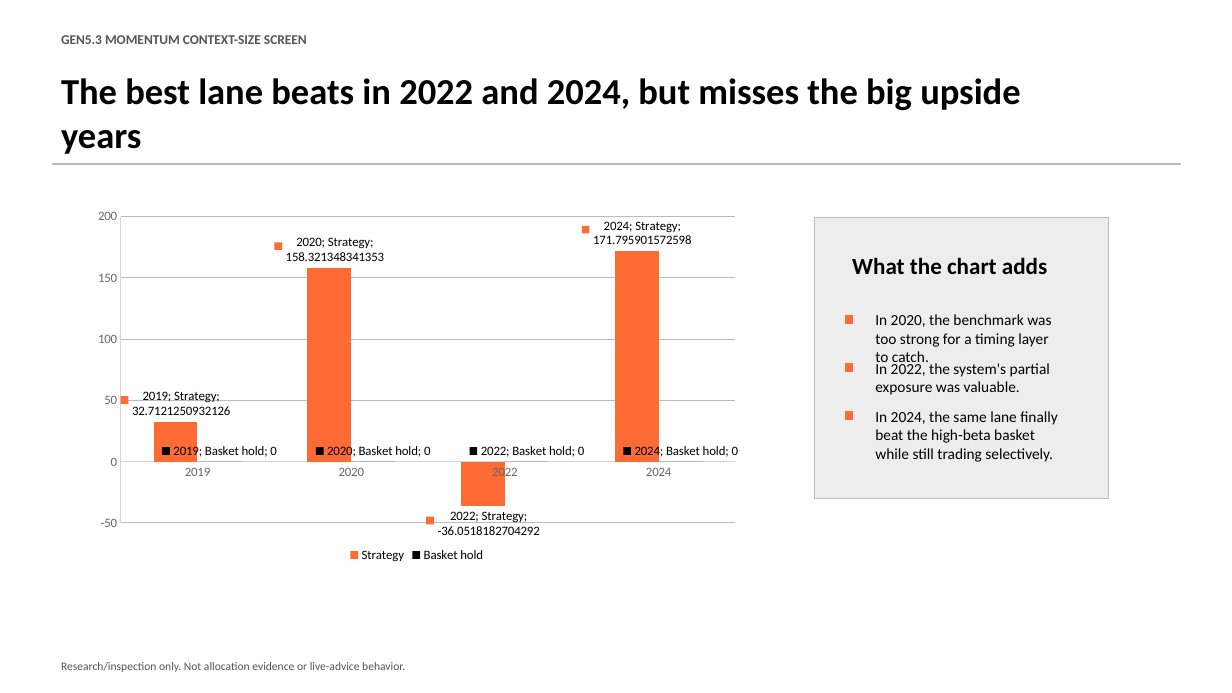
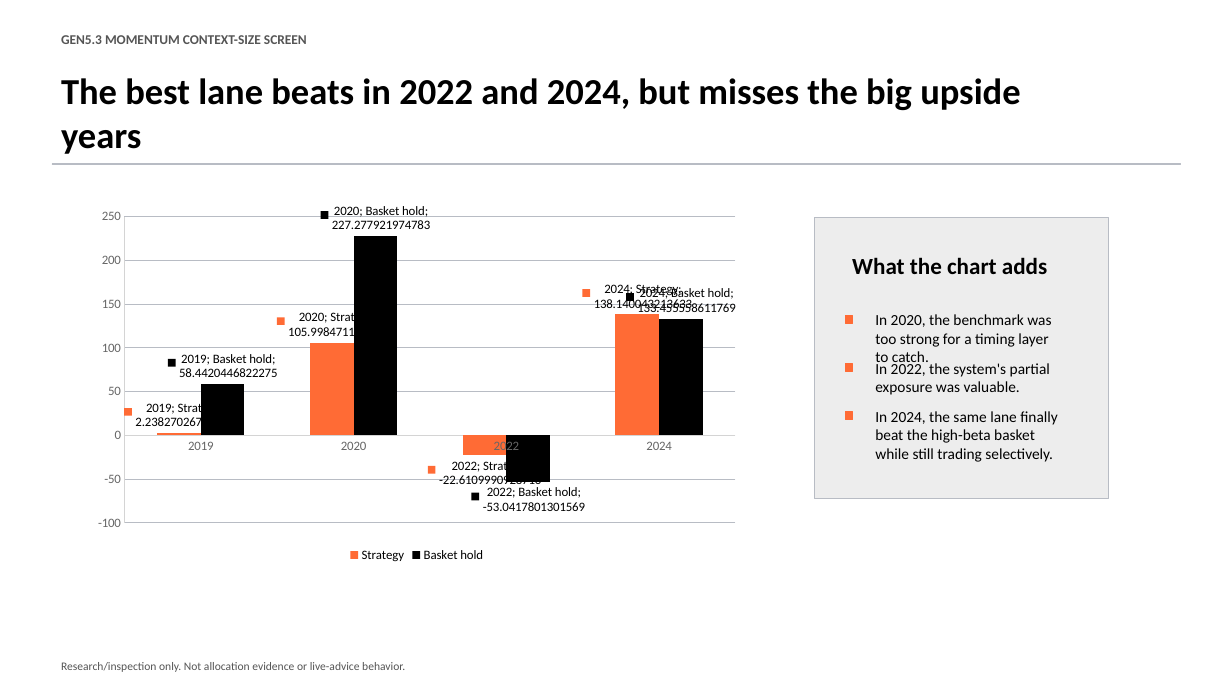
Before and after one commit to Francisc0Franc0/Time-Series-Modeling-Gen5, a slide deck: slide 9 of presentations/gen5_3_momentum_context_size_screen.pptx (slide 8 before the commit). Drawn at 1232x693 pixels with LibreOffice and Linux fonts; fonts in the diff are those of the drawing. Boxes give left, top, right and bottom in pixels: in the first picture for what was removed or moved away, otherwise in the second. Text is boxed around its words. In the diff, an @@ line names an element or a change of style, - is before the commit and + after.

```diff
--- a/presentations/gen5_3_momentum_context_size_screen.pptx
+++ b/presentations/gen5_3_momentum_context_size_screen.pptx
@@ column chart at [85,202,750,567] @@
-Strategy: 32.712125, 158.321348, -36.051818, 171.795902
+Strategy: 2.23827, 105.998471, -22.610999, 138.140043
-Basket hold: -, -, -, -
+Basket hold: 58.442045, 227.277922, -53.04178, 133.455559
```
Also in this commit, not shown: 5 other slides changed, 3 slides added, 1 slide removed, 7 other files.
